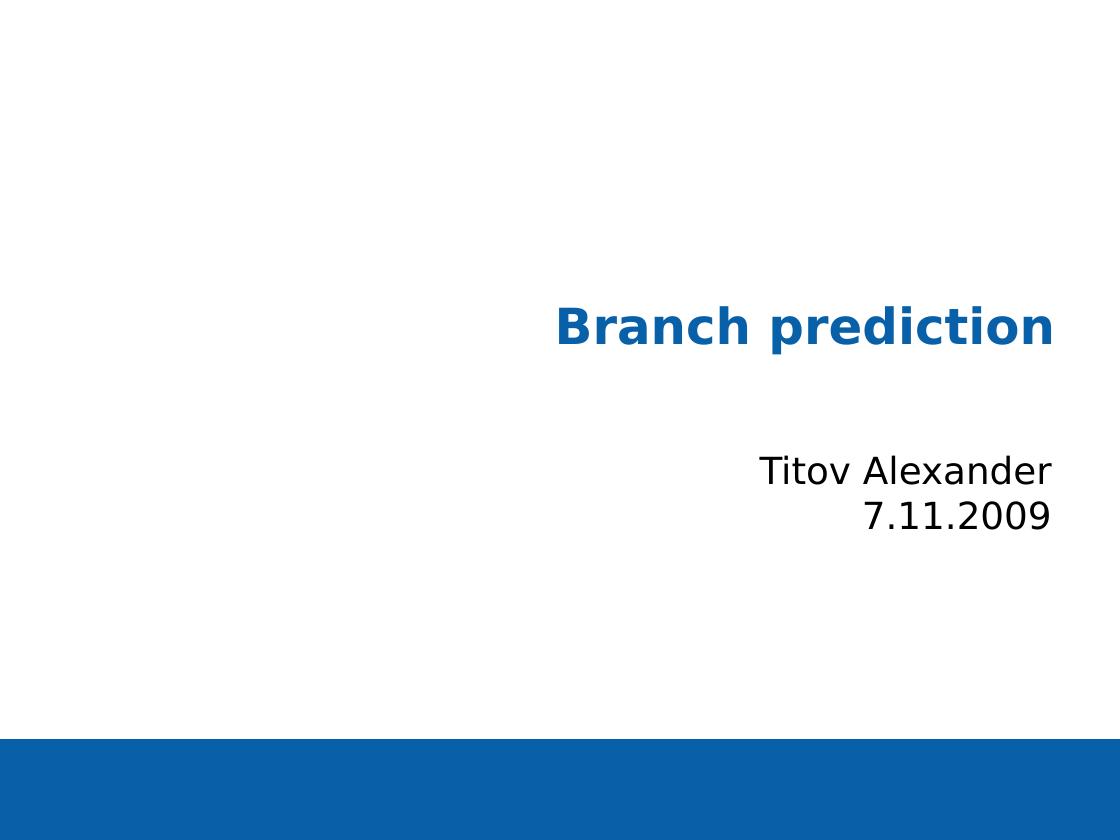
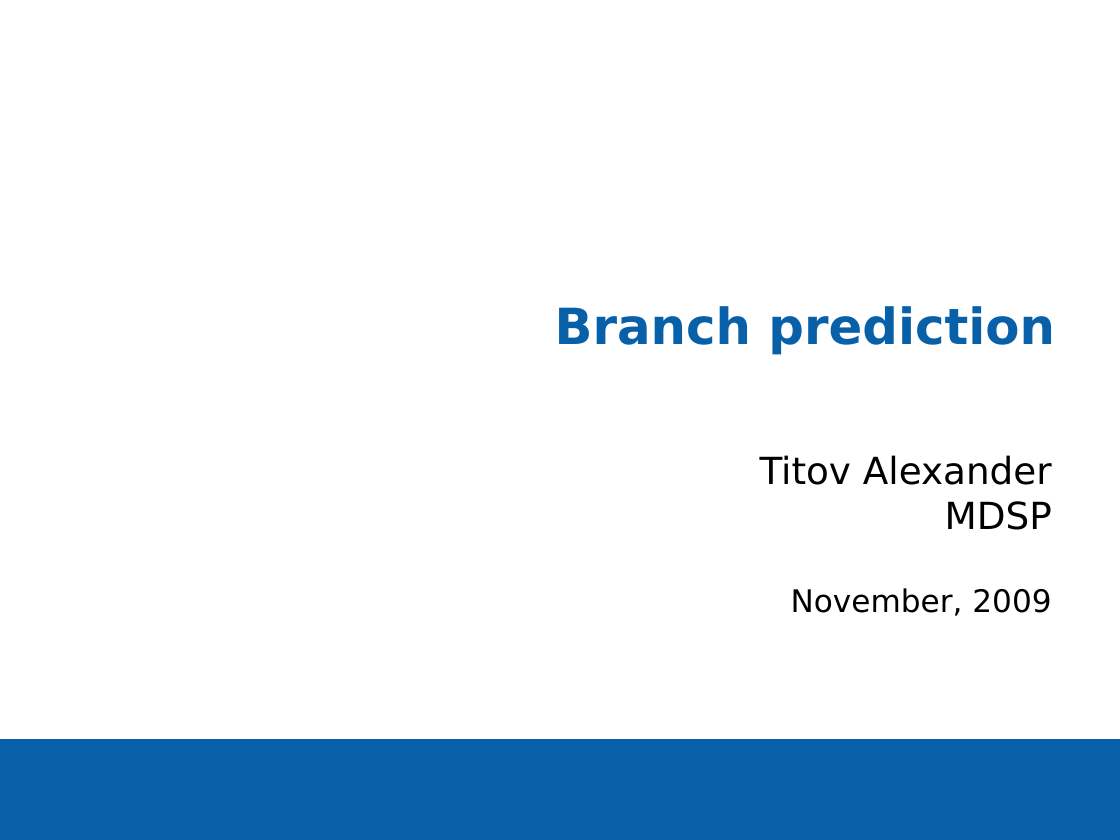
Before and after one commit to MIPT-ILab/MDSP, a slide deck: slide 1 of BranchPredictor.ppt. Drawn at 1120x840 pixels with LibreOffice and Linux fonts; fonts in the diff are those of the drawing; background and template pictures are left out. Boxes give left, top, right and bottom in pixels: in the first picture for what was removed or moved away, otherwise in the second. Text is boxed around its words. In the diff, an @@ line names an element or a change of style, - is before the commit and + after.

```diff
--- a/BranchPredictor.ppt
+++ b/BranchPredictor.ppt
@@ subtitle at box(791, 501, 1052, 616): text changed; size 24 to 20 pt @@
-7.11.2009
+MDSP
+November, 2009
```
